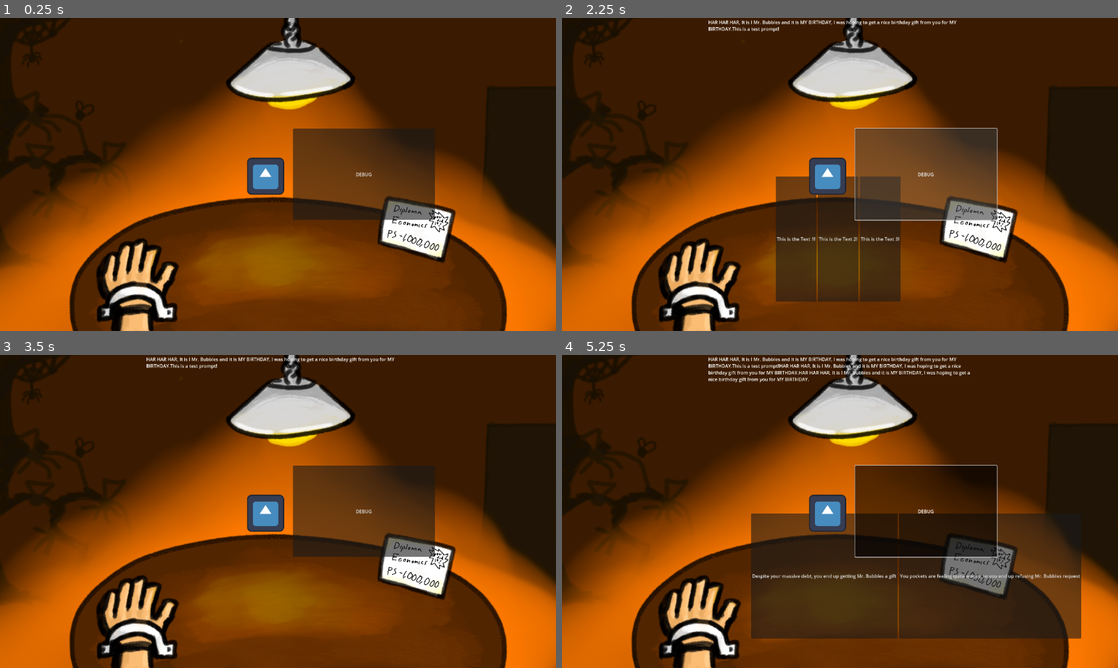
Above: before the commit, frames 1-4 (two rows, left to right).
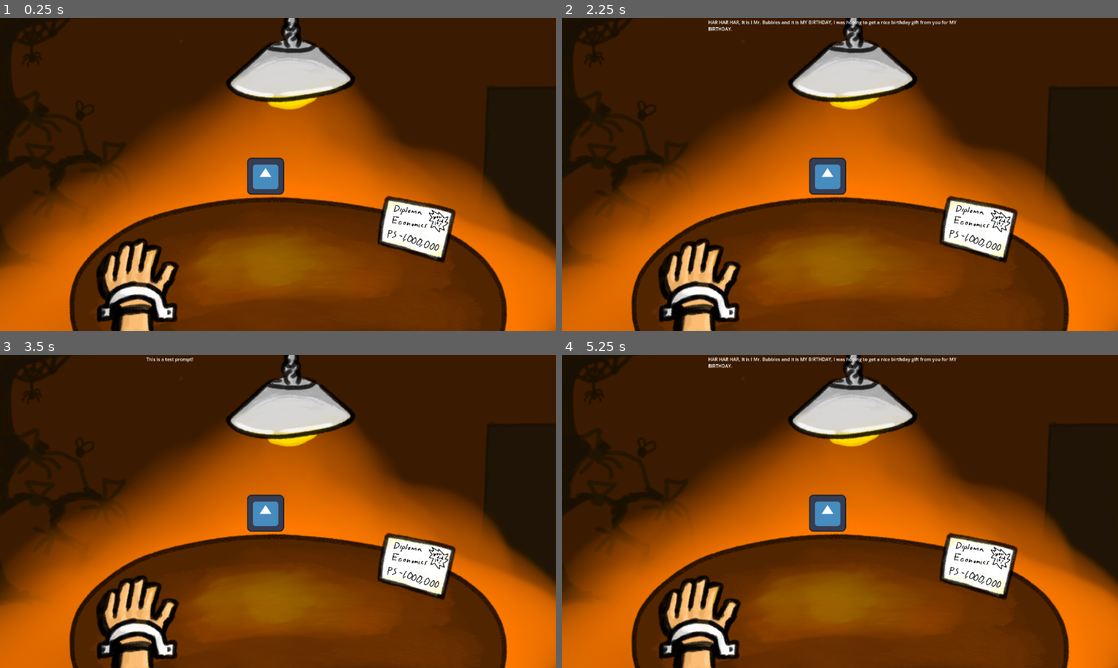
Above: after the commit, the same moments.

Repository: noah0young/EconomicBubble
Game: Godot game, scene res://Scenes/main.tscn
The game is run twice, just before and just after one commit, with the same random seed, the same clock (stepped at 60 frames per second) and the same inputs. The engine's default icon, where the game draws it, is replaced by a stand-in: a white triangle on a blue panel in a dark square.
Inputs (mouse positions are in pixels of both pictures, inside the frame that each line leads up to):
- Up to frame 1 (0.25 s): no input
- Up to frame 2 (2.25 s): click (923, 174) at 0.5 s, where only the run before the commit has a clickable "DEBUG"; click "Despite your massive debt, yo…" at 1.25 s; click (923, 174) at 2 s, where only the run before the commit has a clickable "DEBUG"
- Up to frame 3 (3.5 s): click "This is the Text 1!" at 2.75 s
- Up to frame 4 (5.25 s): click (923, 511) at 3.5 s, where only the run before the commit has a clickable "DEBUG"; click "Despite your massive debt, yo…" at 4.25 s; tap Enter at 5 s; move the mouse to (962, 495) at 5.02 s; click (962, 495) at 5.17 s

The runs differ from the first frame. In frame 1, 6.8% of the frame differs, in the area x 52-79%, y 35-65%; in frame 2, 15%; in frame 3, 7.3%; in frame 4, 27%, in the area x 26-94%, y 2-91%.

Commit message:
Got it to run + audio + start of animation set up

Diff:
--- a/Scenes/main.tscn
+++ b/Scenes/main.tscn
@@ -8,6 +8,7 @@
 [ext_resource type="Texture2D" uid="uid://bahm6a0b5hayo" path="res://Art/BG/BG-5.png" id="5_wguxr"]
 [ext_resource type="Texture2D" uid="uid://c4322nvfmm02u" path="res://icon.svg" id="7_lxp5v"]
 [ext_resource type="Script" path="res://Scripts/GameModel.gd" id="8_eis76"]
+[ext_resource type="Script" path="res://Scripts/AnimManager.gd" id="9_5hjtg"]
 
 [sub_resource type="SpriteFrames" id="SpriteFrames_vhbbb"]
 animations = [{
@@ -40,6 +41,67 @@
 "speed": 12.0
 }]
 
+[sub_resource type="Animation" id="Animation_m3lgu"]
+resource_name = "DayStart"
+length = 3.0
+tracks/0/type = "value"
+tracks/0/imported = false
+tracks/0/enabled = true
+tracks/0/path = NodePath("ColorRect:color")
+tracks/0/interp = 1
+tracks/0/loop_wrap = true
+tracks/0/keys = {
+"times": PackedFloat32Array(0, 0.466667, 1.86667, 2.33333, 2.9),
+"transitions": PackedFloat32Array(1, 1, 1, 1, 1),
+"update": 0,
+"values": [Color(0, 0, 0, 0), Color(0, 0, 0, 1), Color(0, 0, 0, 1), Color(0, 0, 0, 0), Color(0, 0, 0, 0)]
+}
+tracks/1/type = "value"
+tracks/1/imported = false
+tracks/1/enabled = true
+tracks/1/path = NodePath("DayTextLabel:modulate")
+tracks/1/interp = 1
+tracks/1/loop_wrap = true
+tracks/1/keys = {
+"times": PackedFloat32Array(0, 0.566667, 1.06667, 2.53333, 3),
+"transitions": PackedFloat32Array(1, 1, 1, 1, 1),
+"update": 0,
+"values": [Color(1, 1, 1, 0), Color(1, 1, 1, 0), Color(1, 1, 1, 1), Color(1, 1, 1, 1), Color(1, 1, 1, 0)]
+}
+
+[sub_resource type="Animation" id="Animation_rj3m2"]
+length = 0.001
+tracks/0/type = "value"
+tracks/0/imported = false
+tracks/0/enabled = true
+tracks/0/path = NodePath("ColorRect:color")
+tracks/0/interp = 1
+tracks/0/loop_wrap = true
+tracks/0/keys = {
+"times": PackedFloat32Array(0),
+"transitions": PackedFloat32Array(1),
+"update": 0,
+"values": [Color(0, 0, 0, 0)]
+}
+tracks/1/type = "value"
+tracks/1/imported = false
+tracks/1/enabled = true
+tracks/1/path = NodePath("DayTextLabel:modulate")
+tracks/1/interp = 1
+tracks/1/loop_wrap = true
+tracks/1/keys = {
+"times": PackedFloat32Array(0),
+"transitions": PackedFloat32Array(1),
+"update": 0,
+"values": [Color(1, 1, 1, 0)]
+}
+
+[sub_resource type="AnimationLibrary" id="AnimationLibrary_r5p4q"]
+_data = {
+"DayStart": SubResource("Animation_m3lgu"),
+"RESET": SubResource("Animation_rj3m2")
+}
+
 [node name="Main" type="Node2D" node_paths=PackedStringArray("gameModel")]
 script = ExtResource("1_expxs")
 gameModel = NodePath("GameModel")
@@ -51,6 +113,50 @@
 [node name="Background" type="AnimatedSprite2D" parent="CanvasLayer"]
 sprite_frames = SubResource("SpriteFrames_vhbbb")
 animation = &"flicker"
+
+[node name="DayCountOverlay" type="Control" parent="CanvasLayer/Background"]
+layout_mode = 3
+anchors_preset = 15
+anchor_right = 1.0
+anchor_bottom = 1.0
+offset_left = -960.0
+offset_top = -540.0
+offset_right = -960.0
+offset_bottom = -540.0
+grow_horizontal = 2
+grow_vertical = 2
+
+[node name="ColorRect" type="ColorRect" parent="CanvasLayer/Background/DayCountOverlay"]
+z_as_relative = false
+layout_mode = 1
+anchors_preset = 15
+anchor_right = 1.0
+anchor_bottom = 1.0
+grow_horizontal = 2
+grow_vertical = 2
+color = Color(0, 0, 0, 0)
+
+[node name="DayTextLabel" type="RichTextLabel" parent="CanvasLayer/Background/DayCountOverlay"]
+modulate = Color(1, 1, 1, 0)
+layout_mode = 1
+anchors_preset = 14
+anchor_top = 0.5
+anchor_right = 1.0
+anchor_bottom = 0.5
+offset_top = -245.0
+offset_bottom = 134.0
+grow_horizontal = 2
+grow_vertical = 2
+bbcode_enabled = true
+text = "[font_size={200}][center]Day 1"
+fit_content = true
+scroll_active = false
+
+[node name="DayStartAnimationPlayer" type="AnimationPlayer" parent="CanvasLayer/Background"]
+root_node = NodePath("../DayCountOverlay")
+libraries = {
+"": SubResource("AnimationLibrary_r5p4q")
+}
 
 [node name="HBoxContainer" type="HBoxContainer" parent="CanvasLayer"]
 offset_left = -307.0
@@ -82,16 +188,12 @@
 position = Vector2(-43, 6)
 texture = ExtResource("7_lxp5v")
 
-[node name="DEBUGButton" type="Button" parent="."]
-offset_left = 52.0
-offset_top = -158.0
-offset_right = 542.0
-offset_bottom = 157.0
-text = "DEBUG"
-
-[node name="GameModel" type="Node" parent="." node_paths=PackedStringArray("replyHolder", "promptTextBox")]
+[node name="GameModel" type="Node" parent="." node_paths=PackedStringArray("animManager", "replyHolder", "promptTextBox")]
 script = ExtResource("8_eis76")
+animManager = NodePath("../AnimManager")
 replyHolder = NodePath("../CanvasLayer/HBoxContainer")
 promptTextBox = NodePath("../Control/PromptTextLabel")
 
-[connection signal="button_down" from="DEBUGButton" to="." method="_on_debug_button_button_down"]
+[node name="AnimManager" type="Node2D" parent="." node_paths=PackedStringArray("dayStartAnimPlayer")]
+script = ExtResource("9_5hjtg")
+dayStartAnimPlayer = NodePath("../CanvasLayer/Background/DayStartAnimationPlayer")
--- /dev/null
+++ b/Scripts/AnimManager.gd
@@ -0,0 +1,7 @@
+extends Node2D
+class_name AnimManager
+
+@export var dayStartAnimPlayer : AnimationPlayer;
+
+func playDayStartAnim():
+	dayStartAnimPlayer.play();
--- a/Scripts/GameModel.gd
+++ b/Scripts/GameModel.gd
@@ -1,5 +1,7 @@
 extends Node
 class_name GameModel
+
+@export var animManager : AnimManager;
 
 const MAX_ECONOMY : float = 1000;
 const MIN_ECONOMY : float = 0;
@@ -21,6 +23,14 @@
 @export var debt : float = 100;
 @export var promptTextBox : RichTextLabel;
 var effects : Array[AbstractEcoEffect];
+
+func nextRound():
+	animManager.playDayStartAnim()
+	# Show Day Count Here in screen animation
+	await get_tree().create_timer(1.0).timeout
+	getPrompt()
+	currentPrompt.genPrompt()
+	changeTextRich()
 
 func getEcoState() -> TypeDefs.EcoState:
 	if (economyBalance >= MAX_ECONOMY):
@@ -63,7 +73,7 @@
 	return BURSTING_ECO_THRESHOLD;
 
 func changeTextRich():
-	promptTextBox.add_text(currentPrompt.text)
+	promptTextBox.set_text(currentPrompt.text)
 
 func addEffect(effect : AbstractEcoEffect) -> void:
 	effects.append(effect);
@@ -91,6 +101,7 @@
 	print(debt);
 	print("economyBalance:")
 	print(economyBalance);
+	nextRound()
 
 func addToDebt(val : float) -> void:
 	debt += val;
@@ -118,10 +129,5 @@
 		reply.queue_free()
 	curReplies = []
 
-func debugMakeReply():
-	getPrompt()
-	currentPrompt.genPrompt()
-	changeTextRich()
-
 func getPrompt():
 	currentPrompt = database.getRandom()
--- a/Scripts/database.gd
+++ b/Scripts/database.gd
@@ -50,14 +50,11 @@
 		var line = file.get_line()
 		var effect = line.split("|")
 		if effect[0] == name:
-			print("Got HERE -1:" + effect[1] + "=" + TypeDefs.strOfEffectType(TypeDefs.EffectType.GAMBLE) + "=" + TypeDefs.strOfEffectType(TypeDefs.EffectType.ECOEFFECT))
 			if (effect[1] == TypeDefs.strOfEffectType(TypeDefs.EffectType.GAMBLE)):
 				file.close()
-				print("Got HERE")
 				return GamblingEcoEffect.new(float(effect[2]), int(effect[3]), int(effect[4]), str(effect[5]), int(effect[6]), int(effect[7]), str(effect[8]))
 			elif (effect[1] == TypeDefs.strOfEffectType(TypeDefs.EffectType.ECOEFFECT)):
 				file.close()
-				print("Got HERE2")
 				var addToEconomyByRoundAsStr = effect[3].split(",")
 				var addToEconomyByRound : Array[float] = [];
 				for i in range(0, addToEconomyByRoundAsStr.size()):
--- a/Scripts/main.gd
+++ b/Scripts/main.gd
@@ -4,13 +4,9 @@
 
 # Called when the node enters the scene tree for the first time.
 func _ready() -> void:
-	pass#gameModel = GameModel.new()
+	gameModel.nextRound();
 
 
 # Called every frame. 'delta' is the elapsed time since the previous frame.
 func _process(delta: float) -> void:
 	pass
-
-
-func _on_debug_button_button_down() -> void:
-	gameModel.debugMakeReply();
--- a/Scripts/types.gd
+++ b/Scripts/types.gd
@@ -6,9 +6,7 @@
 static func strOfEffectType(val : TypeDefs.EffectType) -> String:
 	match val:
 		TypeDefs.EffectType.GAMBLE:
-			print("Got Gamble")
 			return "GAMBLE";
 		TypeDefs.EffectType.ECOEFFECT:
-			print("Got eco effect")
 			return "ECOEFFECT";
 	return "NULL"
Binary file added: Art/SingleColor.png
Not shown, added: Art/SingleColor.png.import
Not shown, added: SFX/Bubble Pop.wav.import
Not shown, added: SFX/Button Click 1.wav.import
Not shown, added: SFX/Button Click 2.wav.import
Not shown, added: SFX/Button Click 3.wav.import
Not shown, added: SFX/Button Click 4.wav.import
Not shown, added: SFX/Button Click 5.wav.import
Not shown, added: SFX/Cheese Man 1.wav.import
Not shown, added: SFX/Cheese Man 2.wav.import
Not shown, added: SFX/Cheese Man 3.wav.import
Not shown, added: SFX/Money Down.wav.import
(and 14 more such lines)
